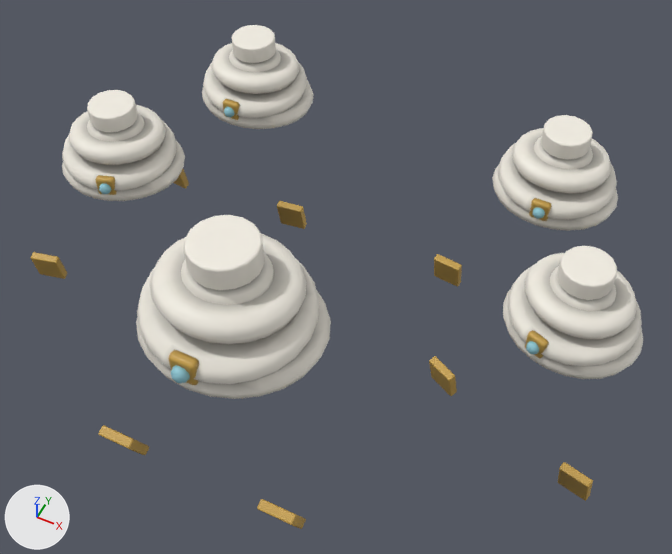
Renders of the glTF model art-src/blender/export/crew/lather-linen-lod0.glb from each side of a commit.
Camera for both pictures: a 50 mm lens placed at (1.03, -1.28, 3.72), pointed at (0.09, 0.58, 1.38). Lighting does not change. The marker at lower left points along +X, +Y and +Z. The older version comes first. Where no turn or scale is listed for an object, it has been applied to the vertices.

Names of what the first picture shows: 'att0_hat', 'att1_hat', 'att2_arm_l_trim', 'att2_hat', 'att3_hat', 'cap_hat' and 7 more.
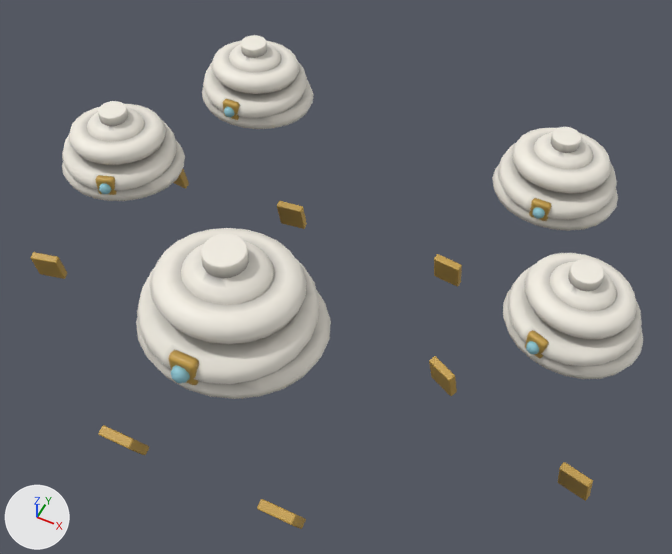
Pixel boxes (x1, y1, x2, y2) of what changed, in the pictures (672 x 554 px; the box of a moved part takes in the faces that stretch with it):
'cap_hat', reshaped (7% shorter)
    before: (136, 215, 331, 399)
    after: (136, 228, 331, 399)
'att2_hat', reshaped
    before: (503, 246, 643, 379)
    after: (503, 253, 643, 379)
'att0_hat', reshaped (10% shorter)
    before: (492, 115, 618, 231)
    after: (492, 127, 618, 231)
'att3_hat', reshaped (10% shorter)
    before: (62, 90, 185, 201)
    after: (62, 101, 185, 201)
'att1_hat', reshaped (10% shorter)
    before: (202, 25, 314, 129)
    after: (202, 35, 314, 129)
part 1 of me_att0_hat, moved or reshaped
    before: (87, 25, 617, 300)
    after: (98, 35, 604, 291)
part 2 of me_att0_hat, edited (looks the same)
    both: (70, 43, 636, 328)
part 3 of me_att0_hat, recoloured
    both: (89, 50, 614, 305)
part 4 of me_att0_hat, recoloured
    both: (86, 47, 624, 317)
part 5 of me_att0_hat, recoloured
    after: (93, 44, 609, 299)
part 6 of me_att0_hat, recoloured
    both: (85, 45, 625, 317)
part 7 of me_cap_hat, moved or reshaped
    before: (184, 215, 264, 290)
    after: (201, 234, 249, 278)
part 8 of me_cap_hat, edited (looks the same)
    both: (153, 233, 302, 329)
part 9 of me_cap_hat, recoloured (lighter)
    before: (183, 256, 268, 303)
    after: (183, 241, 268, 303)
part 10 of me_cap_hat, recoloured
    before: (177, 246, 286, 312)
    after: (177, 236, 286, 312)
part 11 of me_cap_hat, recoloured
    after: (192, 245, 260, 288)
part 12 of me_cap_hat, recoloured
    before: (173, 243, 286, 313)
    after: (173, 235, 286, 313)

Patch to the scene script:
```diff
--- a/art-src/blender/export/crew/lather-linen-lod0.glb.py
+++ b/art-src/blender/export/crew/lather-linen-lod0.glb.py
@@ me_att0_hat @@
 # used by ob_att0_hat; location = (0.62, 1.3, 1.51)
-me_att0_hat.from_pydata(...)  # 1119 vertices, 2174 faces; spans x -0.228..0.228, y -0.224..0.224, z -0.155..0.169
+me_att0_hat.from_pydata(...)  # 1119 vertices, 2174 faces; spans x -0.228..0.228, y -0.224..0.224, z -0.155..0.144
+# me_att0_hat part 1: the loose piece of 64 vertices spanning x -0.084..0.084, y -0.076..0.092, z 0.108..0.169 is scaled about its middle by 0.6, then moved by (0.0, 0.0, -0.013)
+# me_att0_hat part 2: 194 faces centred in x -0.155..0.155, y -0.134..0.157, z 0.033..0.169 are repainted in the vertex colours; the middle colour goes from white #eae6db to white #f2ede2
+# me_att0_hat part 3: 60 faces centred in x -0.084..0.084, y -0.082..0.104, z 0.069..0.103 are repainted in the vertex colours; the middle colour goes from light grey #cfcbc2 to white #f2ede2
+# me_att0_hat part 4: 50 faces centred in x -0.098..0.098, y -0.081..0.102, z 0.064..0.112 are repainted in the vertex colours; the middle colour goes from grey #939089 to light grey #e2ddd3
+# me_att0_hat part 5: 65 faces centred in x -0.066..0.066, y -0.054..0.07, z 0.103..0.11 are repainted in the vertex colours; the middle colour goes from grey #939089 to light grey #ddd9cf
+# me_att0_hat part 6: 50 faces centred in x -0.113..0.113, y -0.095..0.115, z 0.063..0.144 are repainted in the vertex colours; the middle colour goes from white #e5e1d6 to white #eae6db
 me_att0_hat.materials.append(mat_defaultmaterial_002)
@@ me_cap_hat @@
 # used by ob_cap_hat; location = (0.0, 0.1, 1.742)
-me_cap_hat.from_pydata(...)  # 1119 vertices, 2174 faces; spans x -0.285..0.285, y -0.28..0.28, z -0.194..0.212
+me_cap_hat.from_pydata(...)  # 1119 vertices, 2174 faces; spans x -0.285..0.285, y -0.28..0.28, z -0.194..0.18
+# me_cap_hat part 7: the loose piece of 64 vertices spanning x -0.105..0.105, y -0.095..0.115, z 0.135..0.212 is scaled about its middle by 0.6, then moved by (0.0, 0.0, -0.017)
+# me_cap_hat part 8: 192 faces centred in x -0.193..0.193, y -0.168..0.196, z 0.041..0.211 are repainted in the vertex colours; the middle colour goes from white #eae6db to white #f2ede2
+# me_cap_hat part 9: 57 faces centred in x -0.105..0.105, y -0.103..0.13, z 0.087..0.121 are repainted in the vertex colours; the middle colour goes from white #e5e1d6 to white #f2ede2
+# me_cap_hat part 10: 50 faces centred in x -0.123..0.123, y -0.101..0.127, z 0.079..0.14 are repainted in the vertex colours; the middle colour goes from grey #b1aea5 to white #ede8dd
+# me_cap_hat part 11: 60 faces centred in x -0.083..0.083, y -0.067..0.087, z 0.129..0.137 are repainted in the vertex colours; the middle colour goes from grey #939089 to light grey #e0dcd1
+# me_cap_hat part 12: 51 faces centred in x -0.142..0.142, y -0.118..0.144, z 0.078..0.18 are repainted in the vertex colours; the middle colour goes from white #e5e1d6 to white #eae6db
 me_cap_hat.materials.append(mat_defaultmaterial_005)
```
